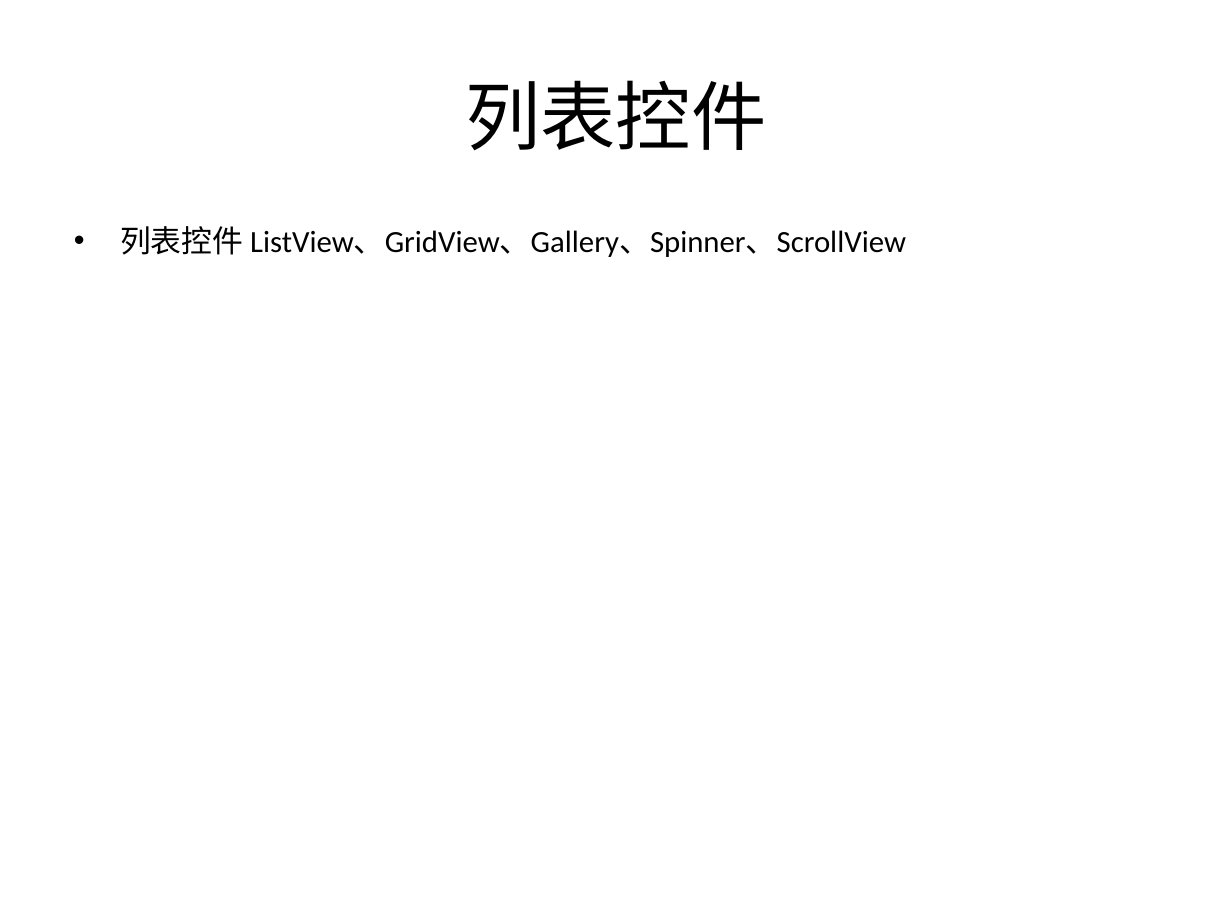
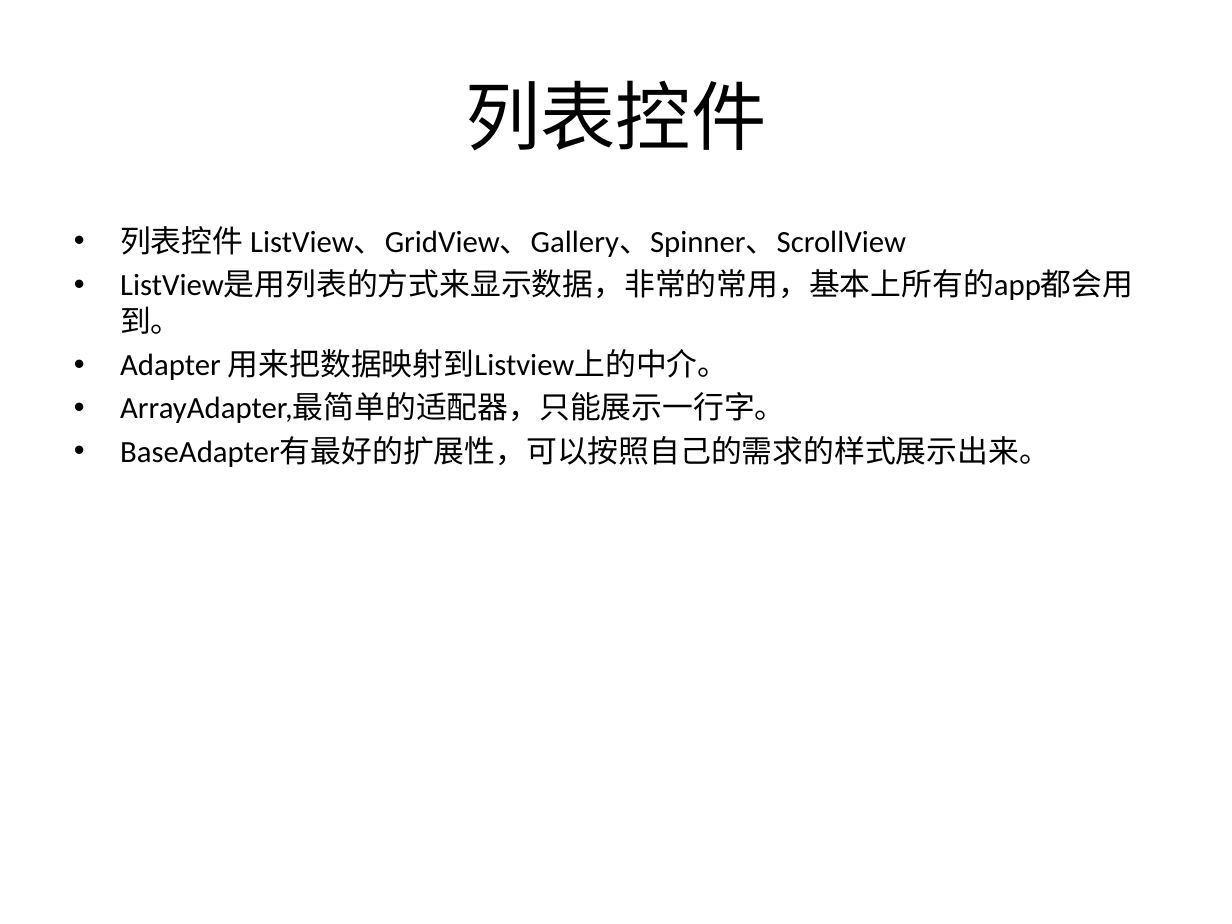
Before and after one commit to alanforgithub/share_content, a slide deck: slide 29 of 文件资料/Android培训-1.pptx. Drawn at 1232x924 pixels with LibreOffice and Linux fonts; fonts in the diff are those of the drawing. Boxes give left, top, right and bottom in pixels: in the first picture for what was removed or moved away, otherwise in the second. Text is boxed around its words. In the diff, an @@ line names an element or a change of style, - is before the commit and + after.

```diff
--- a/文件资料/Android培训-1.pptx
+++ b/文件资料/Android培训-1.pptx
@@ text at <box>120,269,1133,467</box>: paragraphs added @@
+• ListView是用列表的方式来显示数据，非常的常用，基本上所有的app都会用到。
+• Adapter 用来把数据映射到Listview上的中介。
+• ArrayAdapter,最简单的适配器，只能展示一行字。
+• BaseAdapter有最好的扩展性，可以按照自己的需求的样式展示出来。
```
Also in this commit, not shown: 40 other files.
